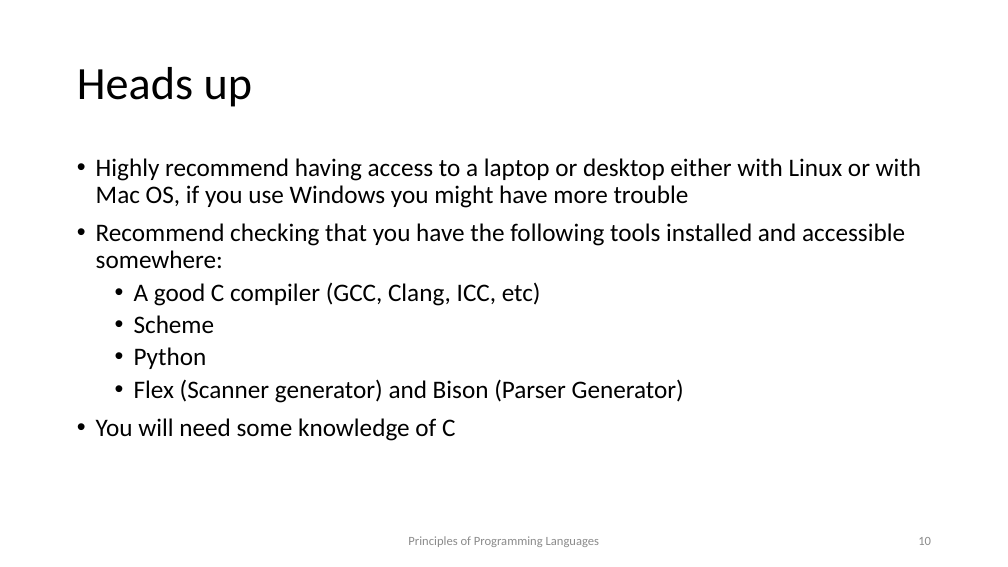
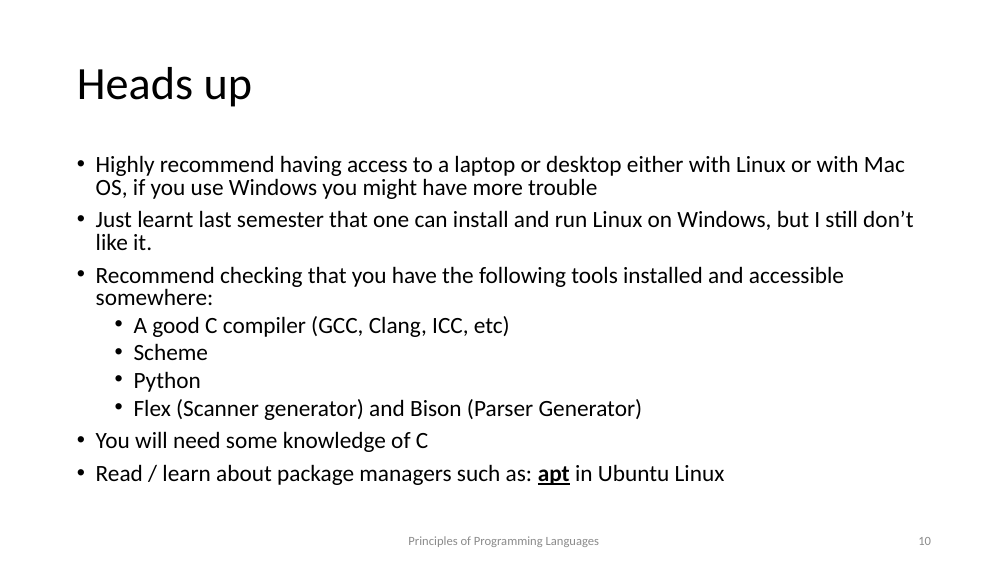
Before and after one commit to kongm/pl-design, a slide deck: slide 10 of C0-preliminaries.pptx. Drawn at 1008x567 pixels with LibreOffice and Linux fonts; fonts in the diff are those of the drawing. Boxes give left, top, right and bottom in pixels: in the first picture for what was removed or moved away, otherwise in the second. Text is boxed around its words. In the diff, an @@ line names an element or a change of style, - is before the commit and + after.

```diff
--- a/C0-preliminaries.pptx
+++ b/C0-preliminaries.pptx
@@ text at (96, 155, 905, 452): size 24 to 22.2 pt in "Highly recommend having access to a laptop ...", "Recommend checking that you have the following ...", "A good C compiler (GCC, Clang, ICC, ...", "Scheme" and 3 more places; line spacing 0.9 to 0.8 @@
@@ text at (96, 210, 913, 250): paragraph added @@
+• Just learnt last semester that one can install and run Linux on Windows, but I still don’t like it.
@@ text at (96, 464, 725, 485): paragraph added @@
+• Read / learn about package managers such as: apt in Ubuntu Linux
```
Also in this commit, not shown: 11 other slides changed, 1 slide added, 3 other files.
